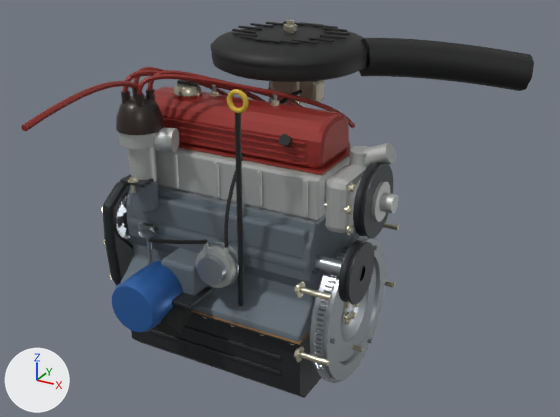
An edit to the glTF model models/moteur.glb, drawn before and after from the same camera.
Both versions are drawn from a camera (50 mm lens) standing at (1.59, -1.082, 1.099) and looking at (0.993, 0.002, 0.557). Arrows for +X, +Y and +Z are at lower left; the lights stay in place. The older version comes first. Where no turn or scale is listed for an object, it has been applied to the vertices. Vertices at exactly the same position are counted once.

The scene before the commit, as lines of its bpy script (objects in view):
```python
ob_allumeur_acier_noirci = bpy.data.objects.new('allumeur.acier-noirci', me_allumeur_acier_noirci)
ob_allumeur_acier_noirci.location = (0.0, 0.0, 0.0)
ob_allumeur_alu_coule = bpy.data.objects.new('allumeur.alu-coule', me_allumeur_alu_coule)
ob_allumeur_alu_coule.location = (0.0, 0.0, 0.0)
ob_allumeur_bakelite = bpy.data.objects.new('allumeur.bakelite', me_allumeur_bakelite)
ob_allumeur_bakelite.location = (0.0, 0.0, 0.0)
ob_allumeur_fil_rouge = bpy.data.objects.new('allumeur.fil-rouge', me_allumeur_fil_rouge)
ob_allumeur_fil_rouge.location = (0.0, 0.0, 0.0)
ob_bloc_fonte = bpy.data.objects.new('bloc.fonte', me_bloc_fonte)
ob_bloc_fonte.location = (0.0, 0.0, 0.0)
ob_distribution_tole_noire = bpy.data.objects.new('distribution.tole-noire', me_distribution_tole_noire)
ob_distribution_tole_noire.location = (0.0, 0.0, 0.0)
ob_jauge_acier_noirci = bpy.data.objects.new('jauge.acier-noirci', me_jauge_acier_noirci)
ob_jauge_acier_noirci.location = (0.0, 0.0, 0.0)
ob_jauge_jaune = bpy.data.objects.new('jauge.jaune', me_jauge_jaune)
ob_jauge_jaune.location = (0.0, 0.0, 0.0)
ob_pompe_essence_acier = bpy.data.objects.new('pompe-essence.acier', me_pompe_essence_acier)
ob_pompe_essence_acier.location = (0.0, 0.0, 0.0)
# also in view: 'pompe-eau.alu-coule' at (1.163, -0.02, 0.637); 'carter-huile.tole-noire' at (0.92, -0.019, 0.328); 'filtre-air.noir' at (1.046, 0.229, 0.769); 'fx.filtre-huile-cartouche.0' at (0.845, -0.183, 0.435); 'carburateur.zamak' at (0.938, 0.175, 0.734)
```
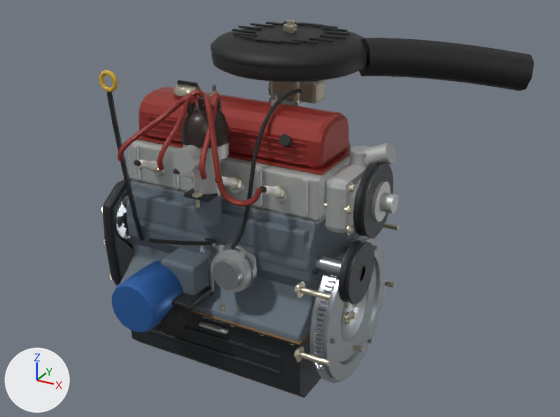
Where the newer file only moved an object's origin or applied its transform, the numbers keep the older frame.

Changed parts and their boxes [x1, y1, x2, y2] in the pictures (560 x 417 px; the box of a moved part takes in the faces that stretch with it):
'bloc.fonte', reshaped
    before: [120, 180, 357, 342]
    after: [120, 182, 357, 342]
'allumeur.fil-rouge', reshaped (56% narrower, 80% taller)
    before: [21, 67, 355, 131]
    after: [117, 90, 262, 206]
'allumeur.bakelite', moved
    before: [116, 88, 165, 135]
    after: [180, 97, 231, 148]
'allumeur.alu-coule', reshaped (7% narrower)
    before: [119, 128, 179, 182]
    after: [173, 143, 229, 196]
'jauge.acier-noirci', reshaped
    before: [235, 113, 244, 306]
    after: [107, 92, 144, 241]
'pompe-essence.acier', moved
    before: [197, 243, 239, 286]
    after: [212, 247, 255, 291]
'pompe-essence.caoutchouc', reshaped
    before: [148, 90, 302, 248]
    after: [148, 89, 302, 250]
'pompe-essence.alu-coule', moved
    before: [196, 241, 238, 288]
    after: [211, 245, 257, 292]
'jauge.jaune', moved
    before: [227, 89, 249, 113]
    after: [99, 70, 118, 92]
'allumeur.acier-noirci', moved
    before: [120, 174, 154, 187]
    after: [183, 188, 219, 202]
part 2 of me_allumeur_alu_coule, moved or reshaped
    before: [129, 147, 157, 182]
    after: [193, 160, 221, 196]
part 3 of me_allumeur_alu_coule, moved or reshaped
    before: [119, 133, 155, 149]
    after: [183, 143, 229, 162]
part 4 of me_allumeur_alu_coule, moved or reshaped
    before: [154, 128, 179, 153]
    after: [173, 145, 202, 174]
part 6 of me_allumeur_fil_rouge, moved or reshaped
    before: [21, 77, 355, 131]
    after: [118, 97, 262, 196]
part 7 of me_bloc_fonte, moved or reshaped
    before: [133, 180, 159, 211]
    after: [195, 195, 222, 227]
part 12 of me_pompe_essence_caoutchouc, rebuilt (8% narrower)
    before: [224, 90, 302, 248]
    after: [230, 89, 302, 250]
part 13 of me_pompe_essence_caoutchouc, moved or reshaped
    before: [152, 238, 207, 244]
    after: [152, 238, 213, 245]

Edits to the bpy script that builds the scene:
```text
Change me_allumeur_acier_noirci:
    remove me_allumeur_acier_noirci.from_pydata(...)  # 56 vertices, 108 faces; spans x 0.765..0.815, y -0.144..-0.114, z 0.612..0.618
    add me_allumeur_acier_noirci.from_pydata(...)  # 56 vertices, 108 faces; spans x 0.895..0.945, y -0.144..-0.114, z 0.612..0.618
    me_allumeur_acier_noirci part 1: the whole mesh is moved by (0.13, 0.0, 0.0)
Change me_allumeur_alu_coule:
    remove me_allumeur_alu_coule.from_pydata(...)  # 160 vertices, 308 faces; spans x 0.754..0.8551, y -0.145..-0.073, z 0.611..0.706
    add me_allumeur_alu_coule.from_pydata(...)  # 160 vertices, 308 faces; spans x 0.884..0.956, y -0.172..-0.073, z 0.611..0.706
    me_allumeur_alu_coule part 2: the loose piece of 48 vertices spanning x 0.768..0.812, y -0.131..-0.087, z 0.611..0.681 is moved by (0.13, 0.0, 0.0)
    me_allumeur_alu_coule part 3: the loose piece of 64 vertices spanning x 0.754..0.826, y -0.145..-0.073, z 0.6785..0.7035 is moved by (0.13, 0.0, 0.0)
    me_allumeur_alu_coule part 4: the loose piece of 48 vertices spanning x 0.8149..0.8551, y -0.1225..-0.0755, z 0.666..0.706 is multiplied about its middle by the matrix ((0.083, -0.275, -0.958), (-0.958, -0.287, 0.0), (-0.275, 0.917, -0.287)), then moved by (0.085, -0.058, 0.0)
Change me_allumeur_bakelite:
    remove me_allumeur_bakelite.from_pydata(...)  # 270 vertices, 516 faces; spans x 0.75..0.83, y -0.149..-0.069, z 0.703..0.771
    add me_allumeur_bakelite.from_pydata(...)  # 270 vertices, 516 faces; spans x 0.88..0.96, y -0.149..-0.069, z 0.703..0.771
    me_allumeur_bakelite part 5: the whole mesh is moved by (0.13, 0.0, 0.0)
Change me_allumeur_fil_rouge:
    remove me_allumeur_fil_rouge.from_pydata(...)  # 648 vertices, 1276 faces; spans x 0.771..1.044, y -0.421..0.203, z 0.654..0.815
    add me_allumeur_fil_rouge.from_pydata(...)  # 648 vertices, 1280 faces; spans x 0.796..1.044, y -0.183..-0.091, z 0.625..0.78
    me_allumeur_fil_rouge part 6: 648 of 648 vertices moved; they spanned x 0.771..1.044, y -0.421..0.203, z 0.654..0.815 and now span x 0.796..1.044, y -0.183..-0.091, z 0.625..0.78; mean shift (0.073, -0.129, -0.038)
Change me_bloc_fonte:
    where me_bloc_fonte.from_pydata(...)  # 1104 vertices, 2136 faces; spans x 0.734..1.106, y -0.153..0.153, z 0.39..0.611
    me_bloc_fonte part 7: the loose piece of 48 vertices spanning x 0.768..0.812, y -0.131..-0.087, z 0.561..0.611 is moved by (0.13, 0.0, 0.0)
Change me_jauge_acier_noirci:
    remove me_jauge_acier_noirci.from_pydata(...)  # 108 vertices, 212 faces; spans x 0.976..1.014, y -0.159..-0.108, z 0.399..0.772
    add me_jauge_acier_noirci.from_pydata(...)  # 108 vertices, 212 faces; spans x 0.765..0.775, y -0.159..-0.1, z 0.489..0.772
    me_jauge_acier_noirci part 8: 108 of 108 vertices moved; they spanned x 0.976..1.014, y -0.159..-0.108, z 0.399..0.772 and now span x 0.765..0.775, y -0.159..-0.1, z 0.489..0.772; mean shift (-0.227, 0.003, 0.024)
Change me_jauge_jaune:
    remove me_jauge_jaune.from_pydata(...)  # 160 vertices, 320 faces; spans x 0.992..1.028, y -0.159..-0.151, z 0.7715..0.8075
    add me_jauge_jaune.from_pydata(...)  # 160 vertices, 320 faces; spans x 0.752..0.788, y -0.159..-0.151, z 0.7715..0.8075
    me_jauge_jaune part 9: the whole mesh is moved by (-0.24, 0.0, 0.0)
Change me_pompe_essence_acier:
    remove me_pompe_essence_acier.from_pydata(...)  # 120 vertices, 232 faces; spans x 0.912..0.988, y -0.157..-0.127, z 0.458..0.534
    add me_pompe_essence_acier.from_pydata(...)  # 120 vertices, 232 faces; spans x 0.942..1.018, y -0.157..-0.127, z 0.458..0.534
    me_pompe_essence_acier part 10: the whole mesh is moved by (0.03, 0.0, 0.0)
Change me_pompe_essence_alu_coule:
    remove me_pompe_essence_alu_coule.from_pydata(...)  # 160 vertices, 304 faces; spans x 0.915..0.985, y -0.145..-0.096, z 0.461..0.536
    add me_pompe_essence_alu_coule.from_pydata(...)  # 160 vertices, 304 faces; spans x 0.945..1.015, y -0.145..-0.096, z 0.461..0.536
    me_pompe_essence_alu_coule part 11: the whole mesh is moved by (0.03, 0.0, 0.0)
Change me_pompe_essence_caoutchouc:
    remove me_pompe_essence_caoutchouc.from_pydata(...)  # 216 vertices, 424 faces; spans x 0.902..0.973, y -0.252..0.14, z 0.533..0.731
    add me_pompe_essence_caoutchouc.from_pydata(...)  # 324 vertices, 640 faces; spans x 0.902..1.003, y -0.252..0.142, z 0.533..0.759
    me_pompe_essence_caoutchouc part 12: the loose piece of 108 vertices spanning x 0.952..0.973, y -0.138..0.14, z 0.536..0.731 is rebuilt with 216 vertices and now spans x 0.957..1.003, y -0.138..0.142, z 0.534..0.759
    me_pompe_essence_caoutchouc part 13: 1 vertex moved within x 0.909, y -0.242, z 0.577; 93 vertices removed from x 0.905..0.933, y -0.247..-0.134, z 0.533..0.584; 93 vertices added at x 0.906..0.943, y -0.247..-0.134, z 0.533..0.584
```
